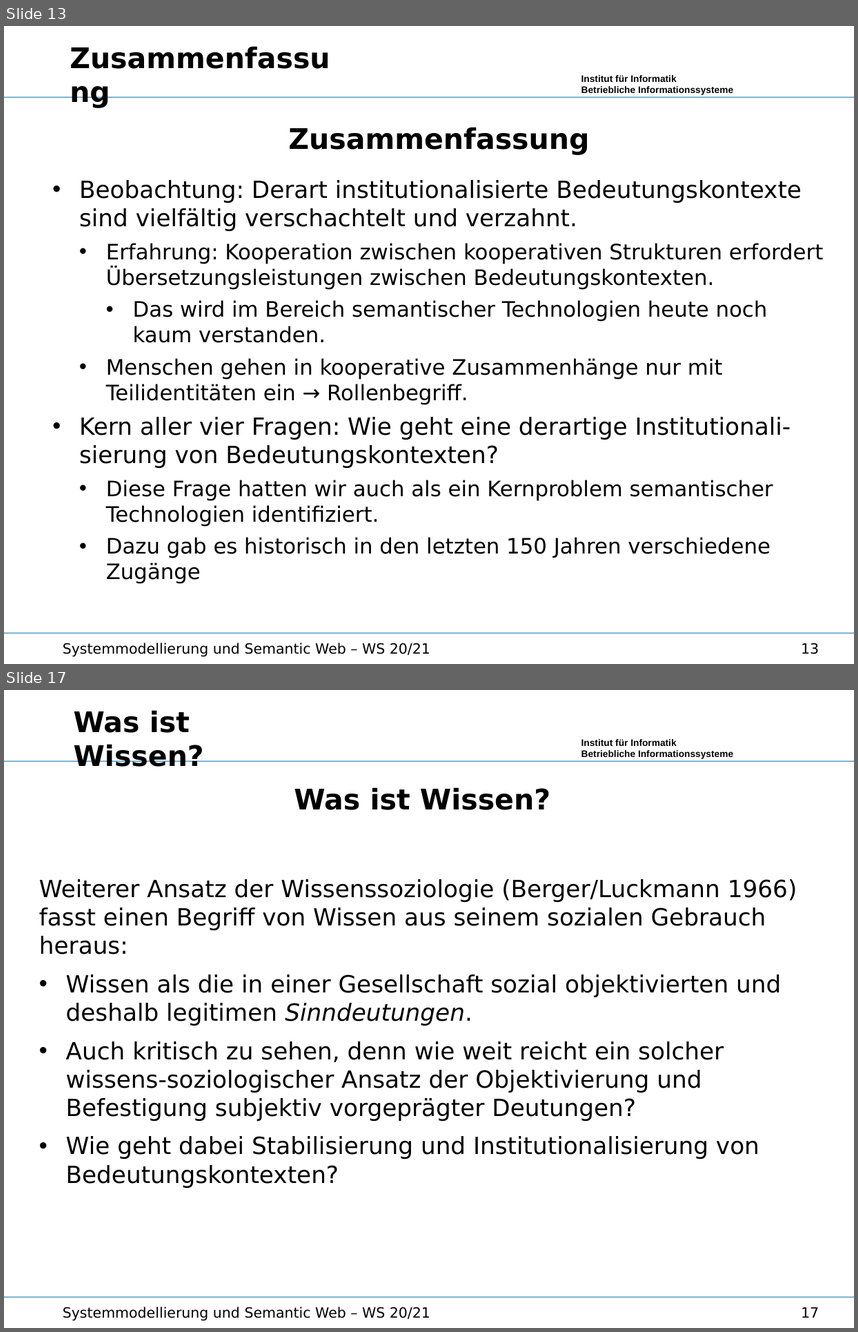
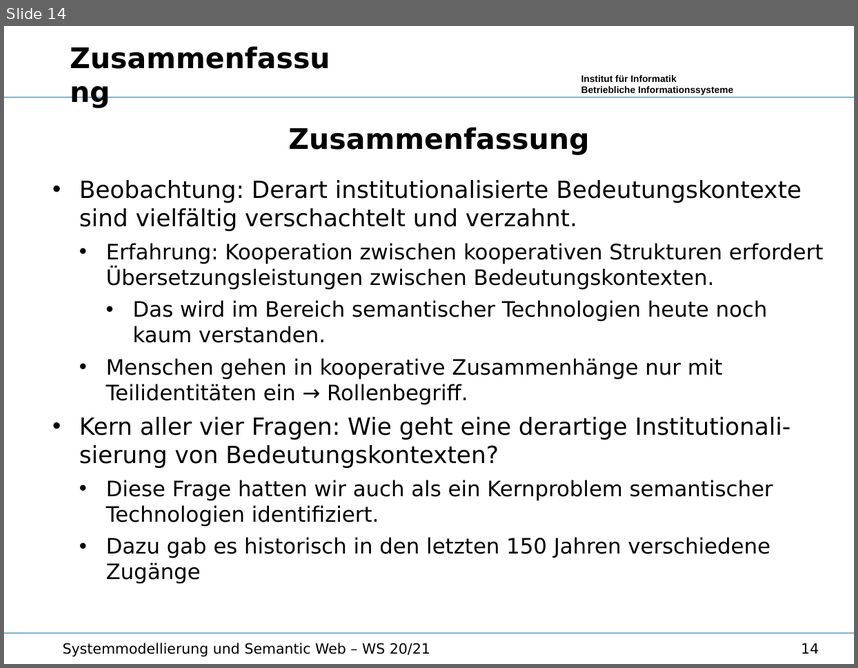
Before and after one commit to wumm-project/Leipzig-Seminar, a slide deck: Wintersemester-2020/Vorlesung/Storytelling.odp. Shown one above the other, each under a label of ours: slides 13 and 17 before the commit, slide 14 after it; the slides between them are not shown. The pictures are 858x1332 and 858x668 pixels, drawn with LibreOffice and Linux fonts; fonts in the diff are those of the drawing; background and template pictures are left out. Boxes give left, top, right and bottom in pixels: in the first picture for what was removed or moved away, otherwise in the second. Text is boxed around its words. In the diff, an @@ line names an element or a change of style, - is before the commit and + after.

```diff
--- a/Wintersemester-2020/Vorlesung/Storytelling.odp
+++ b/Wintersemester-2020/Vorlesung/Storytelling.odp
@@ slide 17 removed at (x1=4, y1=690, x2=854, y2=1328), background #FFFFFF; not listed: 3 template elements that a slide beside it also shows @@
@@ text removed at (x1=74, y1=710, x2=204, y2=767) @@
-Was ist Wissen?
@@ text removed at (x1=39, y1=787, x2=797, y2=1187) @@
-Was ist Wissen?
-Weiterer Ansatz der Wissenssoziologie (Berger/Luckmann 1966) fasst einen Begriff von Wissen aus seinem sozialen Gebrauch heraus:
-• Wissen als die in einer Gesellschaft sozial objektivierten und deshalb legitimen Sinndeutungen.
-• Auch kritisch zu sehen, denn wie weit reicht ein solcher wissens-soziologischer Ansatz der Objektivierung und Befestigung subjektiv vorgeprägter Deutungen?
-• Wie geht dabei Stabilisierung und Institutionalisierung von Bedeutungskontexten?
@@ text removed at (x1=63, y1=1306, x2=430, y2=1321) @@
-Systemmodellierung und Semantic Web – WS 20/21
@@ page number removed at (x1=801, y1=1307, x2=819, y2=1317) @@
-17
@@ what was slide 13 is now slide 14 @@
@@ page number at (x1=801, y1=643, x2=819, y2=653): text changed @@
-13
+14
```
Also in this commit, not shown: 6 slides changed, 1 slide added, 20 other slides removed, 6 other files.
